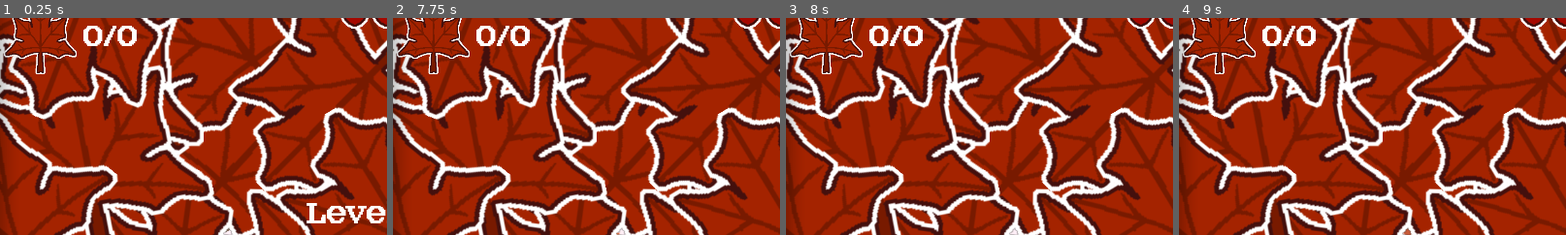
Above: before the commit, frames 1-4 (left to right).
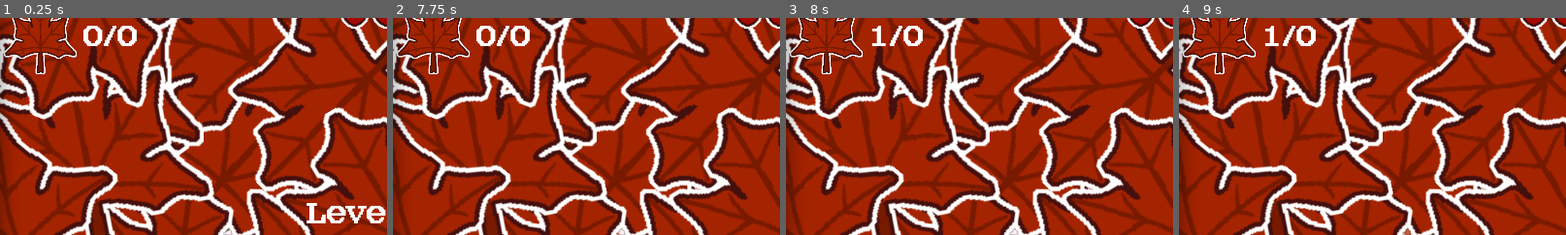
Above: after the commit, the same moments.

Repository: wewewer123/Cozy-Chaos-Fall-2025
Game: Godot game, scene res://scenes/world/Levels/Level4.tscn
The game is run twice, just before and just after one commit, with the same random seed, the same clock (stepped at 60 frames per second) and the same inputs. This scene is started directly instead of the project's main scene.
Inputs (mouse positions are % of the whole screen's width and height, from its top left):
- Up to frame 1 (0.25 s): no input
- Up to frame 2 (7.75 s): tap Enter at 0.5, 2, 3.5 s; move the mouse to (45, 70) at 0.52 s; hold D (right) 0.53-2.03 s; tap G (read_leaf) at 0.6, 4.35 s; click (45, 70) at 0.67 s; tap Space at 1.25, 2.75, 4.25 s; move the mouse to (80, 65) at 1.27 s; tap H (read_lives) at 1.35, 5.1 s; move the mouse to (20, 35) at 2.02 s; hold A (left) 2.03-4.28 s; tap T at 2.1, 5.85 s; move the mouse to (55, 50) at 2.77 s; tap Y at 2.85, 6.6 s; click (55, 50) at 2.92 s; move the mouse to (35, 25) at 3.52 s; tap Tab at 3.6, 7.35 s; move the mouse to (72, 45) at 4.27 s; hold D (right) from 4.28 s (still down); move the mouse to (30, 55) at 5.02 s; click (30, 55) at 5.17 s; move the mouse to (60, 28) at 5.77 s; move the mouse to (45, 70) at 6.52 s; move the mouse to (80, 65) at 7.27 s; click (80, 65) at 7.42 s
- Up to frame 3 (8 s): keep holding D (right)
- Up to frame 4 (9 s): move the mouse to (20, 35) at 8.02 s; release D (right) at 8.03 s; hold A (left) from 8.03 s (still down); tap G (read_leaf) at 8.1 s; move the mouse to (55, 50) at 8.77 s; tap H (read_lives) at 8.85 s
The pictures show only the part of the screen within x 0-50%, y 5-55%; the shares and areas given below are measured in that part.

Frames 1-2 are identical in both runs. In frame 3, 0.3% of the frame differs, in the area x 21-27%, y 3-13%; in frame 4, 0.3%.
Error before the commit: Invalid operands 'Nil' and 'float' in operator '-'. (res://scripts/world/lane_spawn_time_manager.gd:14)

Commit message:
Sets Lane Spawn Timer On Stopped When Game Starts

Diff:
--- a/scripts/world/lane_spawn_time_manager.gd
+++ b/scripts/world/lane_spawn_time_manager.gd
@@ -3,9 +3,9 @@
 
 signal costum_timeout
 
+var time = 1
 var t = time
-var time = 1
-var is_stopped = false
+var is_stopped = true
 
 func _process(delta: float) -> void:
 	if is_stopped:
